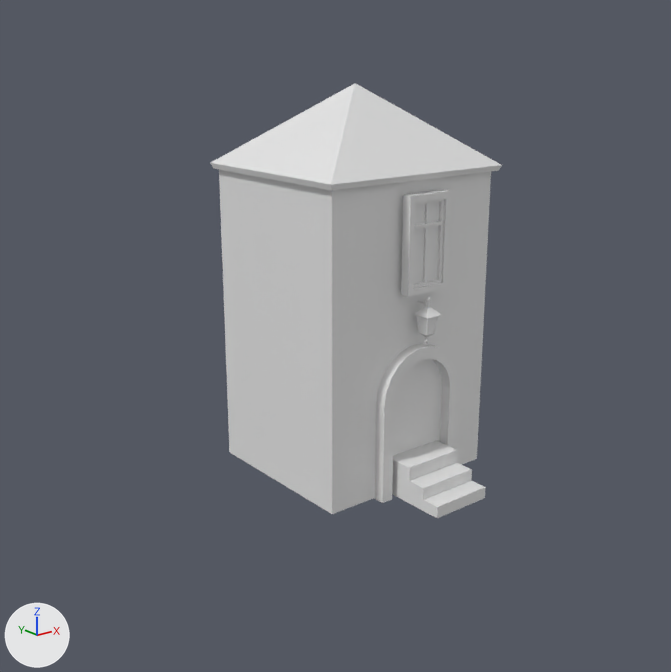
Before and after pictures for a commit that changed the FBX model TheRegularEngineV2/Assets/Tutorial_Building_02.fbx.
The view is the same before and after, from a camera (50 mm lens) standing at (-0.553, -0.635, 0.215) and looking at (-0.036, 0.012, -0.043). Lighting does not change. The marker at lower left points along +X, +Y and +Z. The older version comes first. Where no turn or scale is listed for an object, it has been applied to the vertices.

The scene before the commit, as lines of its bpy script (objects in view):
```python
me_mesh = bpy.data.meshes.new('Mesh')
me_mesh.from_pydata(...)  # 324 vertices, 312 faces; spans x -0.099..0.099, y -0.119..0.119, z -0.183..0.183
me_mesh.materials.append(mat_default_all)  # white #e7e7e7
ob_polysurface274 = bpy.data.objects.new('polySurface274', me_mesh)
ob_polysurface274.location = (0.0, 0.0, 0.0)
```
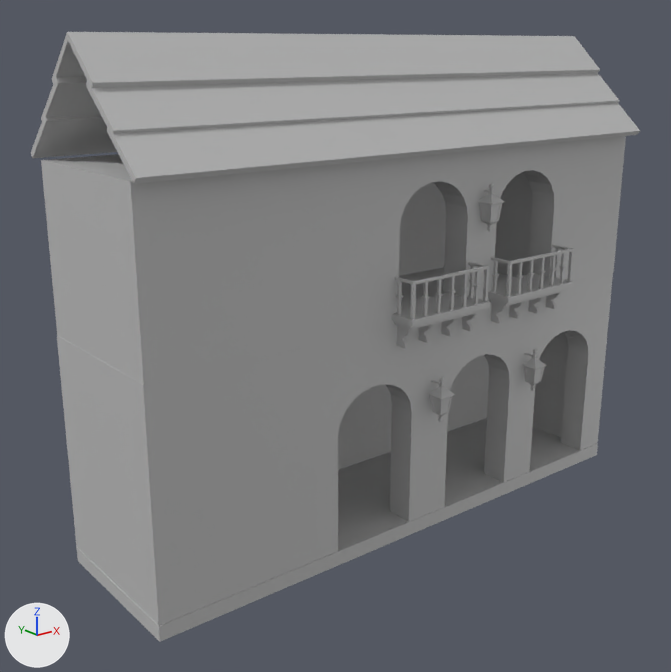
Changed parts and their boxes (x1, y1, x2, y2) in the pictures (671 x 672 px; the box of a moved part takes in the faces that stretch with it):
'polySurface274', reshaped, recoloured (109% wider, 40% taller)
    before: (211, 83, 502, 518)
    after: (31, 32, 640, 642)
part 1 of me_mesh, moved or reshaped
    before: (414, 301, 441, 319)
    after: (522, 353, 547, 369)
part 2 of me_mesh, moved or reshaped
    before: (425, 297, 431, 302)
    after: (533, 349, 538, 354)
part 3 of me_mesh, added
    after: (428, 380, 455, 399)
part 4 of me_mesh, moved or reshaped
    before: (416, 315, 439, 335)
    after: (480, 202, 502, 223)
part 5 of me_mesh, added
    after: (76, 418, 598, 642)
part 6 of me_mesh, added
    after: (477, 188, 504, 204)
part 7 of me_mesh, added
    after: (430, 395, 452, 415)
part 8 of me_mesh, moved or reshaped
    before: (420, 333, 433, 344)
    after: (483, 221, 498, 232)
part 9 of me_mesh, added
    after: (524, 366, 544, 384)
part 10 of me_mesh, deleted
    before: (374, 343, 459, 503)
part 11 of me_mesh, deleted
    before: (392, 441, 486, 518)
part 12 of me_mesh, deleted
    before: (401, 190, 451, 297)
part 13 of me_mesh, deleted
    before: (423, 203, 430, 283)
part 14 of me_mesh, deleted
    before: (415, 221, 442, 229)
part 15 of me_mesh, built on
    before: (211, 83, 502, 514)
    after: (31, 32, 640, 625)

Edits to the bpy script that builds the scene:
```text
Add mat_lambert16:
    mat_lambert16 = principled_material('lambert16')
    mat_lambert16.base_color = (0.5, 0.5, 0.5)  # grey #bcbcbc
Change me_mesh:
    used by ob_polysurface274; location = (0.0, 0.0, 0.0)
    remove me_mesh.from_pydata(...)  # 324 vertices, 312 faces; spans x -0.099..0.099, y -0.119..0.119, z -0.183..0.183
    remove me_mesh.materials.append(mat_default_all)  # white #e7e7e7
    add me_mesh.from_pydata(...)  # 1768 vertices, 1731 faces; spans x -0.277..0.277, y -0.095..0.095, z -0.224..0.224
    me_mesh part 1: the loose piece of 48 vertices spanning x -0.004..0.013, y -0.077..-0.054, z -0.012..0.001 is moved by (0.135, -0.013, -0.073), in mat_lambert16 (grey #bcbcbc)
    me_mesh part 2: the loose piece of 32 vertices spanning x 0.002..0.007, y -0.07..-0.065, z 0.0..0.004 is moved by (0.135, -0.013, -0.073), in mat_lambert16 (grey #bcbcbc)
    me_mesh part 3: the loose piece of 48 vertices spanning x -0.004..0.013, y -0.077..-0.054, z -0.012..0.001 is copied, and the copy is moved by (0.007, -0.013, -0.073), in mat_lambert16 (grey #bcbcbc); it spans x 0.003..0.021, y -0.09..-0.067, z -0.085..-0.072
    me_mesh part 4: the loose piece of 56 vertices spanning x -0.003..0.012, y -0.075..-0.061, z -0.029..-0.012 is moved by (0.065, -0.009, 0.094), in mat_lambert16 (grey #bcbcbc)
    me_mesh part 5: a new loose piece, a box spanning x -0.275..0.275, y -0.069..0.082, z -0.224..-0.21, in mat_lambert16 (grey #bcbcbc)
    me_mesh part 6: the loose piece of 48 vertices spanning x -0.004..0.013, y -0.077..-0.054, z -0.012..0.001 is copied, and the copy is moved by (0.065, -0.009, 0.094), in mat_lambert16 (grey #bcbcbc); it spans x 0.06..0.078, y -0.086..-0.063, z 0.082..0.096
    me_mesh part 7: the loose piece of 56 vertices spanning x -0.003..0.012, y -0.075..-0.061, z -0.029..-0.012 is copied, and the copy is moved by (0.007, -0.013, -0.073), in mat_lambert16 (grey #bcbcbc); it spans x 0.005..0.019, y -0.088..-0.074, z -0.102..-0.085
    me_mesh part 8: the loose piece of 40 vertices spanning x -0.001..0.01, y -0.073..-0.062, z -0.039..-0.029 is moved by (0.065, -0.009, 0.094), in mat_lambert16 (grey #bcbcbc)
    me_mesh part 9: the loose piece of 56 vertices spanning x -0.003..0.012, y -0.075..-0.061, z -0.029..-0.012 is copied, and the copy is moved by (0.135, -0.013, -0.073), in mat_lambert16 (grey #bcbcbc); it spans x 0.132..0.147, y -0.088..-0.074, z -0.102..-0.085
    me_mesh part 10: the loose piece of 56 vertices spanning x -0.043..0.051, y -0.065..-0.053, z -0.183..-0.043 is deleted
    me_mesh part 11: the loose piece of 34 vertices spanning x -0.027..0.034, y -0.119..-0.047, z -0.181..-0.146 is deleted
    me_mesh part 12: the loose piece of 24 vertices spanning x -0.019..0.028, y -0.067..-0.058, z 0.008..0.095 is deleted
    me_mesh part 13: the loose piece of 8 vertices spanning x 0.003..0.006, y -0.064..-0.061, z 0.016..0.086 is deleted
    me_mesh part 14: the loose piece of 8 vertices spanning x -0.012..0.02, y -0.066..-0.063, z 0.066..0.069 is deleted
    me_mesh part 15: 18 vertices removed from x -0.099..0.099, y -0.061..0.119, z -0.182..0.183; 1232 vertices added at x -0.277..0.277, y -0.095..0.095, z -0.213..0.224
    other edits to the shape of me_mesh do not show in these pictures
    add me_mesh.materials.append(mat_lambert16)  # grey #bcbcbc
```
